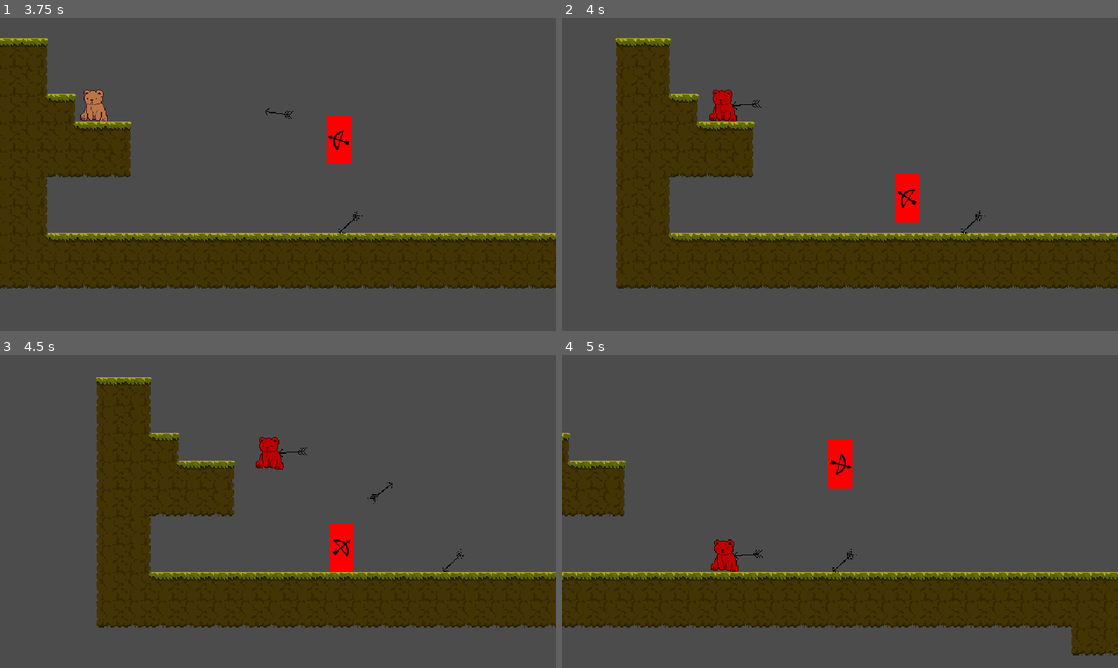
Above: before the commit, frames 1-4 (two rows, left to right).
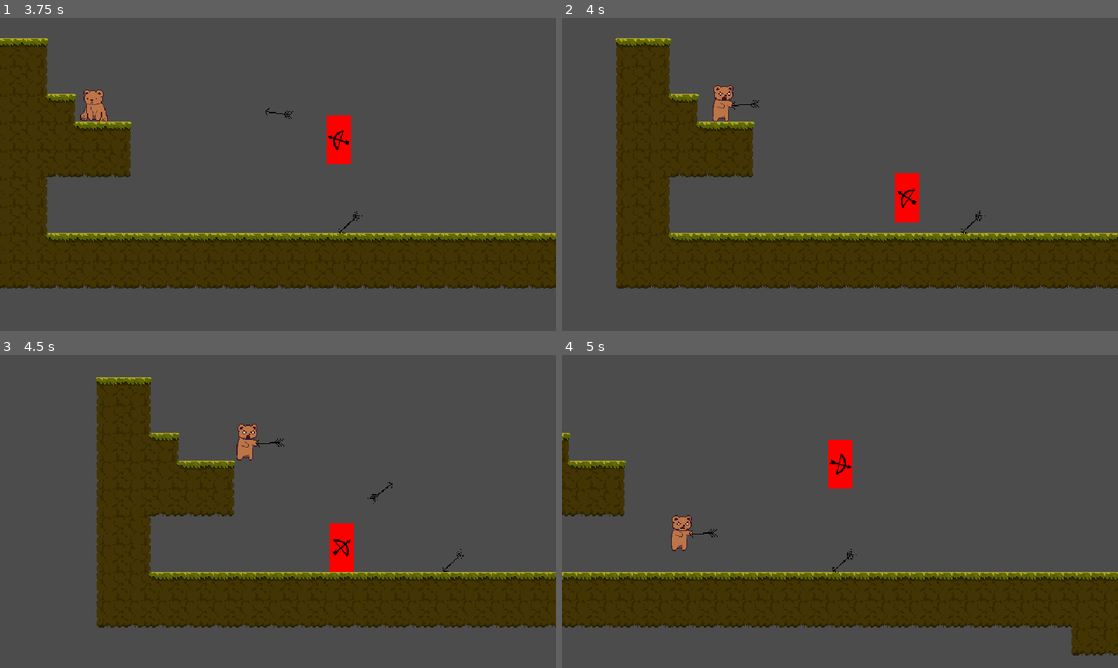
Above: after the commit, the same moments.

Repository: vanjac/wi22jam
Game: Godot game, scene res://placeholder/biggertestlevel.tscn
The game is run twice, just before and just after one commit, with the same random seed, the same clock (stepped at 60 frames per second) and the same inputs.
Inputs (mouse positions are in pixels of both pictures, inside the frame that each line leads up to):
- Up to frame 1 (3.75 s): move the mouse to (250, 237) at 0.52 s; hold D (right) 0.53-2.03 s; click (250, 237) at 0.6 s; tap Space (jump) at 0.77, 1.52, 3.02 s; move the mouse to (444, 221) at 1.27 s; click (444, 221) at 1.35 s; move the mouse to (111, 127) at 2.02 s; hold A (left) from 2.03 s (still down); click (111, 127) at 2.1 s; move the mouse to (305, 174) at 2.77 s; click (305, 174) at 2.85 s; move the mouse to (194, 96) at 3.52 s; click (194, 96) at 3.6 s
- Up to frame 2 (4 s): keep holding A (left); tap Space (jump) at 3.77 s
- Up to frame 3 (4.5 s): move the mouse to (400, 495) at 4.27 s; release A (left) at 4.28 s; hold D (right) from 4.28 s (still down); click (400, 495) at 4.35 s
- Up to frame 4 (5 s): keep holding D (right); tap Space (jump) at 4.52 s

Frame 1 is identical in both runs. In frame 2, 0.5% of the frame differs, in the area x 26-36%, y 21-34%; in frame 3, 0.8%, in the area x 42-56%, y 22-37%; in frame 4, 0.8%.

Commit message:
walking animation

Diff:
--- a/enemies/Animal.gd
+++ b/enemies/Animal.gd
@@ -1,24 +1,38 @@
 extends "res://core/Character.gd"
 
-const walk_speed = 150
+const walk_speed = 100
 const recoil_time = 0.4
+const step_time = 0.2
 
+var sprite
 var player
 
 var angry = false
 var recoil = 0
+var step = 0
 
 func _ready():
+	sprite = $Sprite
 	player = get_tree().get_root().find_node("Player", true, false)
+
+func _process(delta):
+	if angry:
+		step += delta
+		if step > step_time:
+			step -= step_time
+			sprite.frame = (sprite.frame + 1) % 2
 
 func _physics_process(delta):
 	if angry and is_instance_valid(player):
-		var to_player = sign(player.position.x - position.x)
+		var to_player = player.position.x - position.x
 		if recoil > 0:
-			move_vec.x = -to_player * walk_speed * (recoil / recoil_time)
+			move_vec.x = -sign(to_player) * walk_speed * (recoil / recoil_time)
 			recoil -= delta
+		elif abs(to_player) >= sprite.get_rect().size.x / 2:
+			move_vec.x = sign(to_player) * walk_speed
 		else:
-			move_vec.x = to_player * walk_speed
+			move_vec.x = 0
+		sprite.scale.x = -1 if to_player >= 0 else 1
 	move_character(delta)
 	if angry:
 		for i in get_slide_count():
@@ -30,4 +44,4 @@
 func _on_shot():
 	angry = true
 	collision_layer = 1  # move to foreground
-	$Sprite.modulate = Color(1, 0, 0)  # red
+	sprite.frame = 0
--- a/enemies/Bear.tscn
+++ b/enemies/Bear.tscn
@@ -1,7 +1,10 @@
-[gd_scene load_steps=3 format=2]
+[gd_scene load_steps=4 format=2]
 
 [ext_resource path="res://assets/bear-Sheet.png" type="Texture" id=1]
 [ext_resource path="res://enemies/Animal.gd" type="Script" id=2]
+
+[sub_resource type="RectangleShape2D" id=1]
+extents = Vector2( 12, 20 )
 
 [node name="Bear" type="KinematicBody2D"]
 collision_layer = 4
@@ -13,5 +16,6 @@
 hframes = 3
 frame = 2
 
-[node name="CollisionPolygon2D" type="CollisionPolygon2D" parent="."]
-polygon = PoolVector2Array( -17, 0, -16, -7, -9, -19, -12, -24, -12, -36, 10, -36, 10, -20, 16, 0 )
+[node name="CollisionShape2D" type="CollisionShape2D" parent="."]
+position = Vector2( -1, -20 )
+shape = SubResource( 1 )
